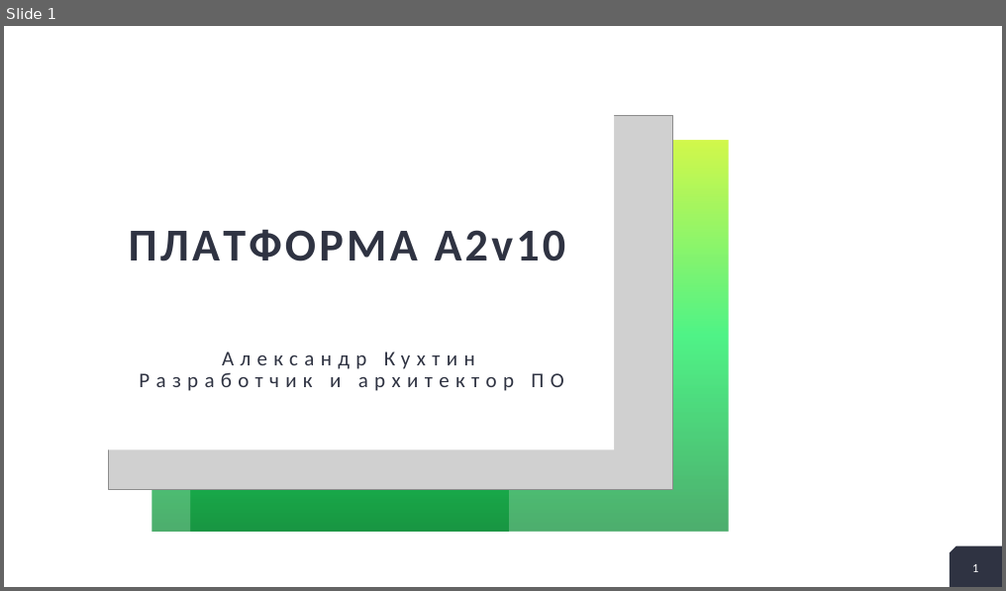
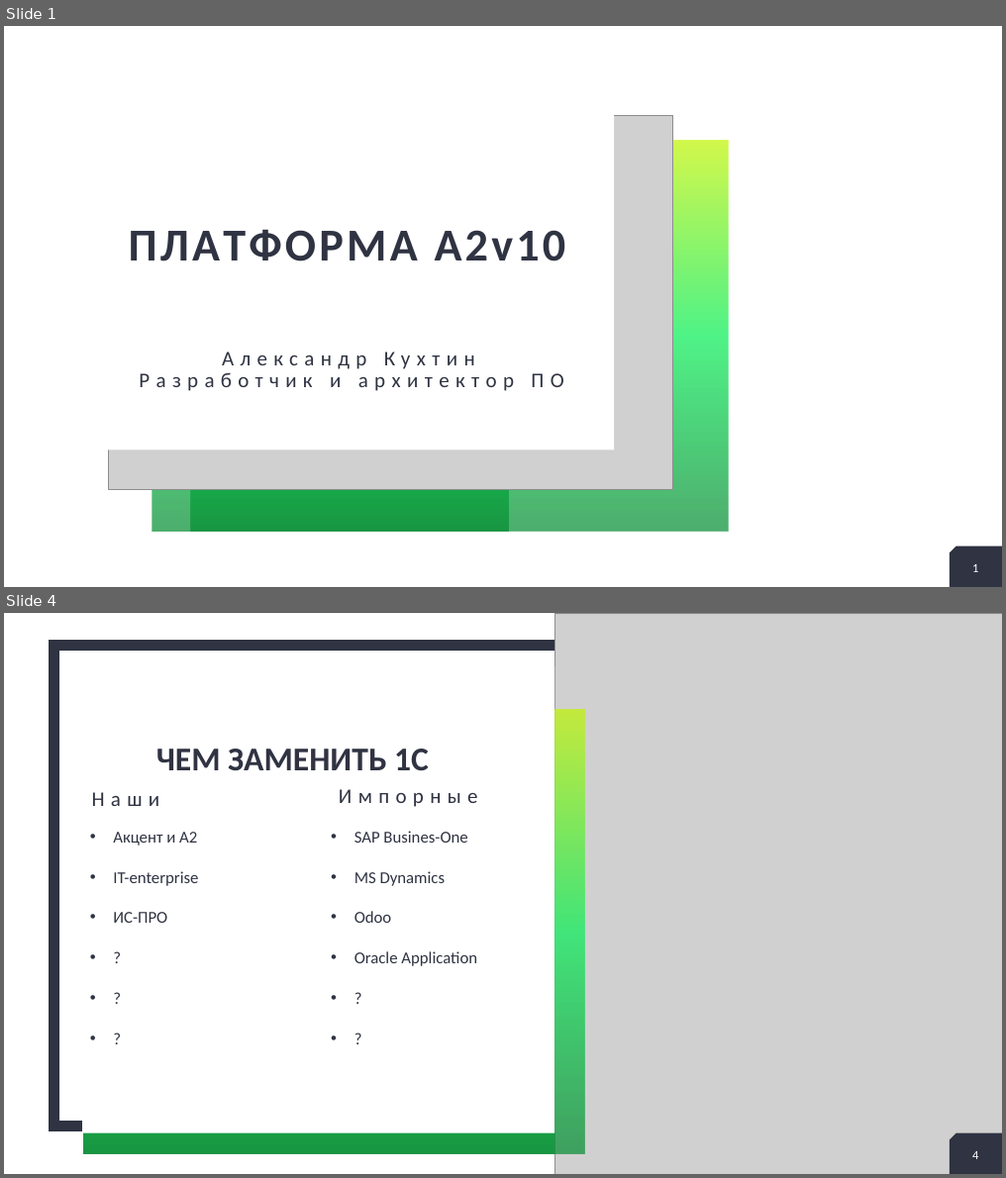
Before and after one commit to alex-kukhtin/A2v10, a slide deck: Documentation/Kyiv-2018/A2v10.pptx. Shown one above the other, each under a label of ours: slide 1 before the commit, slides 1 and 4 after it; the slides between them are not shown. The pictures are 1006x591 and 1006x1178 pixels, drawn with LibreOffice and Linux fonts; fonts in the diff are those of the drawing; grey boxes stand for pictures; background and template pictures are left out. Boxes give left, top, right and bottom in pixels: in the first picture for what was removed or moved away, otherwise in the second. Text is boxed around its words. In the diff, an @@ line names an element or a change of style, - is before the commit and + after.

```diff
--- a/Documentation/Kyiv-2018/A2v10.pptx
+++ b/Documentation/Kyiv-2018/A2v10.pptx
@@ slide 4 added at [4,613,1002,1174], background #FFFFFF @@
@@ picture added at [555,613,1002,1174] @@
@@ rectangle added at [54,646,634,1127], outline #2F3342 10 pt @@
@@ rectangle added at [82,666,555,1134], fill #FFFFFF @@
@@ rectangle added at [84,710,585,1154], fill gradient #038B30 to #05EE55 to #C0F400, 18 pt, text #FFFFFF @@
+2
++
@@ rectangle added at [84,710,585,1154], fill gradient #038B30 to #05EE55 to #C0F400, 18 pt, text #FFFFFF @@
+2
++
@@ title added at [156,749,429,771], 32 pt, text #2F3342, bold @@
+ЧЕМ ЗАМЕНИТЬ 1С
@@ text added at [339,789,478,807], 20 pt, text #2F3342 @@
+Импорные
@@ text added at [92,792,160,806], 20 pt, text #2F3342 @@
+Наши
@@ text added at [113,832,198,923], 16 pt, text #2F3342 @@
+• Акцент и А2
+• IT-enterprise
+• ИС-ПРО
+• ?
+• ?
+• ?
@@ text added at [354,831,477,966], 16 pt, text #2F3342 @@
+• SAP Busines-One
+• MS Dynamics
+• Odoo
+• Oracle Application
+• ?
+• ?
@@ snip rect added at [949,1134,1002,1174], fill #2F3342 @@
@@ page number added at [972,1152,978,1159], 12 pt, text #FFFFFF @@
+4
```
Also in this commit, not shown: 4 slides changed, 4 other slides added, 5 slides removed.
